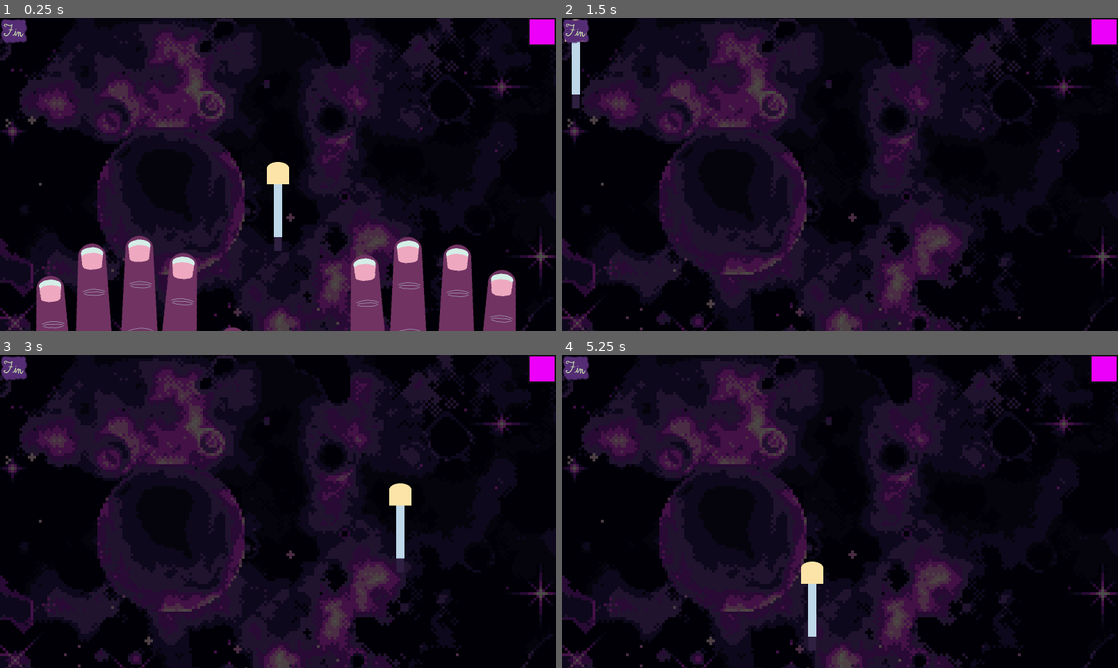
Above: before the commit, frames 1-4 (two rows, left to right).
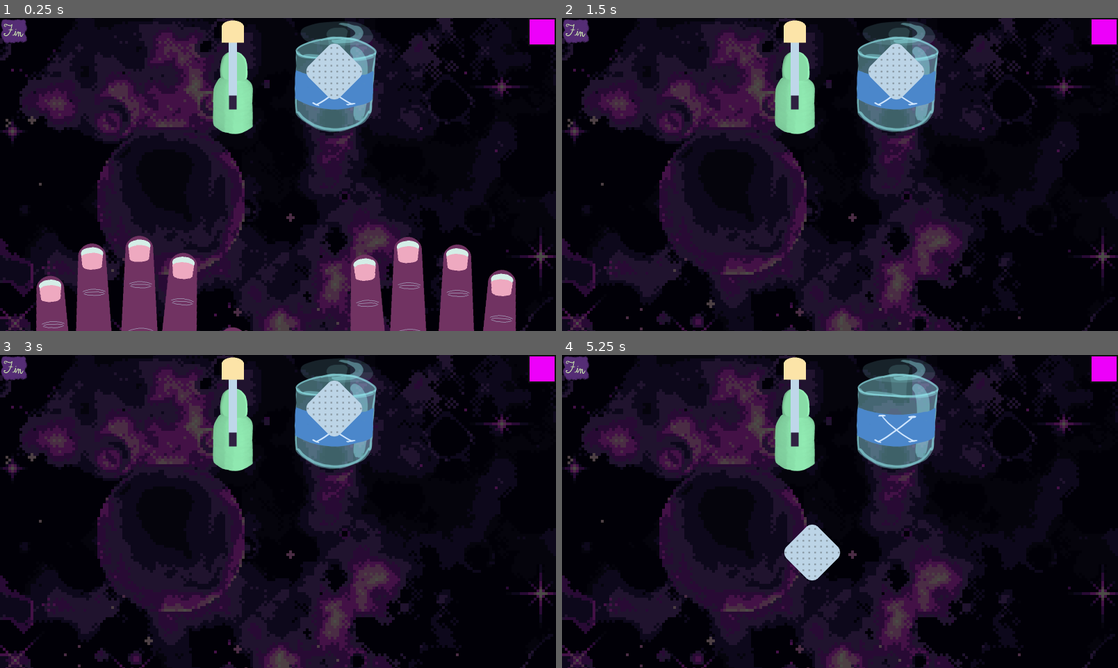
Above: after the commit, the same moments.

Repository: Wake1st/colored-claws
Game: Godot game, scene res://base/main.tscn
Same seed, same stepped clock (60 frames per second), same inputs: the game is played once before the commit and once after it.
Inputs (mouse positions are in pixels of both pictures, inside the frame that each line leads up to):
- Up to frame 1 (0.25 s): no input
- Up to frame 2 (1.5 s): click (573, 30) at 0.5 s; click (573, 30) at 1.25 s
- Up to frame 3 (3 s): click (11, 367) at 2 s; tap Enter at 2.75 s; move the mouse to (400, 495) at 2.77 s; press the mouse at (400, 495) at 2.78 s
- Up to frame 4 (5.25 s): tap Space at 3.5, 5 s; move the mouse to (728, 527) at 3.52 s; release the mouse at (728, 527) at 3.53 s; click (728, 527) at 3.6 s; tap Enter at 4.25 s; move the mouse to (895, 442) at 4.27 s; hold Mouse wheel down (narrow_brush) 4.28-5.03 s; click (895, 442) at 4.55 s; move the mouse to (812, 574) at 5.02 s; right-click (812, 574) at 5.1 s

The runs differ from the first frame. In frame 1, 7.0% of the frame differs, in the area x 38-68%, y 0-75%; in frame 2, 6.7%; in frame 3, 6.9%; in frame 4, 7.8%, in the area x 38-68%, y 0-95%.

Commit message:
Nail cleaner (#3)
* adding cleaning pad WIP

* adding build file

* for now, the pad just clears the texture

* tools return to their holder

* outdated upload action version

* using part of github pages build

* oops - wrong publish requirement

Diff:
--- a/body/Paint.gd
+++ b/body/Paint.gd
@@ -40,3 +40,40 @@
 	# update image and return
 	img.blend_rect_mask(blend, img, img.get_used_rect(), Vector2.ZERO)
 	return img
+
+
+static func clear_circle(
+	img: Image,
+	start_position: Vector2,
+	_end_position: Vector2,
+	radius: float
+) -> Image:
+	# draw the new image
+	var blend: Image = Image.create_empty(img.get_width(), img.get_height(), false, Image.FORMAT_RGBA8)
+	var rect = img.get_used_rect()
+	var color = Color(0,0,0,0)
+
+	for r in radius:
+		for i in range(0,2*PI):
+			var current_position = Vector2(
+				radius * cos(i),
+				radius * sin(i)
+			)
+
+			var x: int = start_position.x + current_position.x
+			var y: int = start_position.y + current_position.y
+
+			if rect.has_point(Vector2(x, y)):
+				blend.set_pixel(x, y, color)
+			if rect.has_point(Vector2(x, y - 1)):
+				blend.set_pixel(x, y - 1, color)
+			if rect.has_point(Vector2(x, y + 1)):
+				blend.set_pixel(x, y + 1, color)
+			if rect.has_point(Vector2(x - 1, y)):
+				blend.set_pixel(x - 1, y, color)
+			if rect.has_point(Vector2(x + 1, y)):
+				blend.set_pixel(x + 1, y, color)
+
+	# update image and return
+	img.blend_rect_mask(blend, img, img.get_used_rect(), Vector2.ZERO)
+	return img
--- a/body/nail.gd
+++ b/body/nail.gd
@@ -56,6 +56,16 @@
 	return pixel_changes.size() / pixel_count
 
 
+func clean(_data: PadData) -> float:
+	# reset the texture
+	var texture: CompressedTexture2D = load(NAIL_PATH)
+	sprite.texture = texture
+	image = texture.get_image()
+
+	# reset progress
+	return 0
+
+
 func set_texture(img: Image) -> void:
 	image = img
 	sprite.texture = ImageTexture.create_from_image(img)
--- a/tests/test_brush.tscn
+++ b/tests/test_brush.tscn
@@ -1,6 +1,6 @@
 [gd_scene load_steps=2 format=3 uid="uid://cdjn2vcxjtprs"]
 
-[ext_resource type="PackedScene" uid="uid://dotua67jeg5fg" path="res://tools/brush.tscn" id="1_ulp7j"]
+[ext_resource type="PackedScene" uid="uid://dotua67jeg5fg" path="res://tools/brush/brush.tscn" id="1_ulp7j"]
 
 [node name="TestBrush" type="Node2D"]
 
--- /dev/null
+++ b/tools/ToolData.gd
@@ -0,0 +1 @@
+class_name ToolData
--- a/tools/BrushData.gd
+++ b/tools/brush/BrushData.gd
@@ -1,4 +1,5 @@
 class_name BrushData
+extends ToolData
 
 
 var start_position: Vector2
--- a/tools/brush.gd
+++ b/tools/brush/brush.gd
@@ -1,5 +1,5 @@
 class_name Brush
-extends Node2D
+extends Tool
 
 
 const ROTATION_OFFSET: float = PI/2
@@ -15,7 +15,6 @@
 
 var active: bool
 var pivoting: bool
-
 var last_position: Vector2
 
 
@@ -29,18 +28,16 @@
 	return data
 
 
-func _process(_delta) -> void:
-	var mouse = get_global_mouse_position()
-
+func process(_delta: float, mouse: Vector2) -> void:
 	if pivoting:
 		var vector = global_position.direction_to(mouse)
 		rotation = vector.angle() + ROTATION_OFFSET
 	else:
-		last_position = position
-		position = mouse - hold_offset
+		last_position = global_position
+		global_position = mouse - hold_offset
 
 
-func _input(event) -> void:
+func input(event: InputEvent) -> void:
 	if event.is_action_pressed("activate_brush"):
 		active = true
 	elif event.is_action_released("activate_brush"):
--- a/tools/brush.tscn
+++ b/tools/brush/brush.tscn
@@ -1,6 +1,6 @@
 [gd_scene load_steps=3 format=3 uid="uid://dotua67jeg5fg"]
 
-[ext_resource type="Script" uid="uid://bxok70rmhr8o6" path="res://tools/brush.gd" id="1_kgsti"]
+[ext_resource type="Script" uid="uid://bxok70rmhr8o6" path="res://tools/brush/brush.gd" id="1_kgsti"]
 [ext_resource type="Texture2D" uid="uid://cgwo5pojc3cuw" path="res://assets/textures/brush.png" id="1_x3xu1"]
 
 [node name="Brush" type="Node2D"]
--- /dev/null
+++ b/tools/holder/brush_holder.tscn
@@ -0,0 +1,24 @@
+[gd_scene load_steps=4 format=3 uid="uid://c6dvnexpuuma3"]
+
+[ext_resource type="Script" uid="uid://cxq4vcxvwl4e5" path="res://tools/holder/tool_holder.gd" id="1_vrklg"]
+[ext_resource type="Texture2D" uid="uid://2tkbuk8hhe5i" path="res://assets/textures/Nail_Pollish_Bottle.png" id="2_lesgq"]
+
+[sub_resource type="CapsuleShape2D" id="CapsuleShape2D_k7rco"]
+radius = 59.0
+height = 244.0
+
+[node name="BrushHolder" type="Area2D"]
+script = ExtResource("1_vrklg")
+metadata/_custom_type_script = "uid://cxq4vcxvwl4e5"
+
+[node name="Sprite2D" type="Sprite2D" parent="."]
+position = Vector2(10, -48)
+scale = Vector2(0.5, 0.5)
+texture = ExtResource("2_lesgq")
+
+[node name="CollisionShape2D" type="CollisionShape2D" parent="."]
+position = Vector2(0, -47)
+shape = SubResource("CapsuleShape2D_k7rco")
+
+[connection signal="mouse_entered" from="." to="." method="_on_mouse_entered"]
+[connection signal="mouse_exited" from="." to="." method="_on_mouse_exited"]
--- /dev/null
+++ b/tools/holder/cleaner_holder.tscn
@@ -0,0 +1,24 @@
+[gd_scene load_steps=4 format=3 uid="uid://ctkmsc21itg3o"]
+
+[ext_resource type="Script" uid="uid://cxq4vcxvwl4e5" path="res://tools/holder/tool_holder.gd" id="1_1ulb4"]
+[ext_resource type="Texture2D" uid="uid://dn5mtf8kj14s1" path="res://assets/textures/Cleaner_Pump.png" id="2_o2h5x"]
+
+[sub_resource type="CapsuleShape2D" id="CapsuleShape2D_d2feo"]
+radius = 113.0
+height = 332.0
+
+[node name="CleanerHolder" type="Area2D"]
+script = ExtResource("1_1ulb4")
+metadata/_custom_type_script = "uid://cxq4vcxvwl4e5"
+
+[node name="Sprite2D" type="Sprite2D" parent="."]
+position = Vector2(17, -61)
+scale = Vector2(0.7, 0.7)
+texture = ExtResource("2_o2h5x")
+
+[node name="CollisionShape2D" type="CollisionShape2D" parent="."]
+position = Vector2(-1, -48)
+shape = SubResource("CapsuleShape2D_d2feo")
+
+[connection signal="mouse_entered" from="." to="." method="_on_mouse_entered"]
+[connection signal="mouse_exited" from="." to="." method="_on_mouse_exited"]
--- /dev/null
+++ b/tools/holder/tool_holder.gd
@@ -0,0 +1,25 @@
+class_name ToolHolder
+extends Area2D
+
+
+signal selected(t: Tool)
+
+@export var tool: Tool
+
+var focused: bool
+
+
+func holster() -> void:
+	tool.position = Vector2.ZERO
+	tool.rotation = 0
+
+
+func _input(_event) -> void:
+	if focused && Input.is_mouse_button_pressed(MOUSE_BUTTON_LEFT):
+		selected.emit(tool)
+
+func _on_mouse_entered():
+	focused = true
+
+func _on_mouse_exited():
+	focused = false
--- /dev/null
+++ b/tools/holder/tool_holder.tscn
@@ -0,0 +1,16 @@
+[gd_scene load_steps=3 format=3 uid="uid://kd7bie28j37a"]
+
+[ext_resource type="Script" uid="uid://cxq4vcxvwl4e5" path="res://tools/holder/tool_holder.gd" id="1_87rdl"]
+
+[sub_resource type="RectangleShape2D" id="RectangleShape2D_455b8"]
+size = Vector2(100, 200)
+
+[node name="ToolHolder" type="Area2D"]
+script = ExtResource("1_87rdl")
+
+[node name="Area2D" type="CollisionShape2D" parent="."]
+position = Vector2(0, -10)
+shape = SubResource("RectangleShape2D_455b8")
+
+[connection signal="mouse_entered" from="." to="." method="_on_mouse_entered"]
+[connection signal="mouse_exited" from="." to="." method="_on_mouse_exited"]
--- /dev/null
+++ b/tools/pad/PadData.gd
@@ -0,0 +1,7 @@
+class_name PadData
+extends ToolData
+
+
+var start_position: Vector2
+var end_position: Vector2
+var radius: float
--- /dev/null
+++ b/tools/pad/pad.gd
@@ -0,0 +1,26 @@
+class_name Pad
+extends Tool
+
+
+var active: bool
+var last_position: Vector2
+
+
+func get_data() -> PadData:
+	var data: PadData = PadData.new()
+	data.start_position = last_position
+	data.end_position = global_position
+	data.radius = 16
+	return data
+
+
+func process(_delta: float, mouse: Vector2) -> void:
+	last_position = global_position
+	global_position = mouse
+
+
+func input(event: InputEvent) -> void:
+	if event.is_action_pressed("activate_brush"):
+		active = true
+	elif event.is_action_released("activate_brush"):
+		active = false
--- /dev/null
+++ b/tools/pad/pad.tscn
@@ -0,0 +1,12 @@
+[gd_scene load_steps=3 format=3 uid="uid://cgigjcg4p1130"]
+
+[ext_resource type="Script" uid="uid://bmu4r3ch7wwyj" path="res://tools/pad/pad.gd" id="1_xfyqx"]
+[ext_resource type="Texture2D" uid="uid://sgcqx0ryd3uv" path="res://assets/textures/clean-pad.png" id="2_82yi4"]
+
+[node name="Pad" type="Node2D"]
+script = ExtResource("1_xfyqx")
+
+[node name="Sprite2D" type="Sprite2D" parent="."]
+position = Vector2(0, -62)
+rotation = 0.785398
+texture = ExtResource("2_82yi4")
--- /dev/null
+++ b/tools/tool.gd
@@ -0,0 +1,14 @@
+class_name Tool
+extends Node2D
+
+
+func get_data() -> ToolData:
+	return ToolData.new()
+
+
+func process(_delta: float, _mouse: Vector2) -> void:
+	pass
+
+
+func input(_event: InputEvent) -> void:
+	pass
--- /dev/null
+++ b/tools/tool.tscn
@@ -0,0 +1,6 @@
+[gd_scene load_steps=2 format=3 uid="uid://bxpfy3ua0k46d"]
+
+[ext_resource type="Script" uid="uid://bbul7y6ownrxn" path="res://tools/tool.gd" id="1_emdj3"]
+
+[node name="Tool" type="Node2D"]
+script = ExtResource("1_emdj3")
--- /dev/null
+++ b/work/selector.gd
@@ -0,0 +1,34 @@
+extends Node2D
+
+
+@export var holders: Array[ToolHolder]
+
+var tool_sets: Dictionary[Tool, ToolHolder]
+var current_tool: Tool
+
+
+func _ready() -> void:
+	for holder in holders:
+		holder.selected.connect(_handle_selection)
+		tool_sets.set(holder.tool, holder)
+
+func _process(_delta) -> void:
+	if current_tool:
+		current_tool.process(_delta, get_global_mouse_position())
+
+func _input(event) -> void:
+	if current_tool:
+		current_tool.input(event)
+
+
+func _handle_selection(tool: Tool) -> void:
+	if tool == current_tool:
+		# return current tool to holder
+		tool_sets[tool].holster()
+		current_tool = null
+	elif current_tool:
+		# return current tool to holder
+		tool_sets[current_tool].holster()
+		current_tool = tool
+	else:
+		current_tool = tool
--- /dev/null
+++ b/work/selector.tscn
@@ -0,0 +1,6 @@
+[gd_scene load_steps=2 format=3 uid="uid://bid6p2glphhoq"]
+
+[ext_resource type="Script" uid="uid://dtugn8ldktsxr" path="res://work/selector.gd" id="1_tey4e"]
+
+[node name="Selector" type="Node2D"]
+script = ExtResource("1_tey4e")
--- a/work/work_zone.gd
+++ b/work/work_zone.gd
@@ -20,7 +20,8 @@
 @onready var nail_9: Nail = %Nail9
 @onready var nail_10: Nail = %Nail10
 
-@onready var brush: Brush = $Brush
+@onready var brush: Brush = %Brush
+@onready var pad: Pad = %Pad
 
 var nails: Array[Nail]
 var completed: bool
@@ -82,6 +83,24 @@
 		if !completed && progress > COMPLETENESS:
 			emit_signal("job_complete")
 			completed = true
+	elif pad.active:
+		var data: PadData = pad.get_data()
+
+		for nail in nails:
+			# only update the nail we draw to
+			if _check_pad_bounds(data, nail):
+				if active_nail == null:
+					# setup for commands
+					active_nail = nail
+					before_image = nail.image.duplicate(true)
+				elif active_nail != nail:
+					# the nail has changed, set a new command
+					Commands.add(active_nail, before_image, active_nail.image.duplicate(true))
+					active_nail = nail
+					before_image = nail.image.duplicate(true)
+
+				# draw on the nail
+				nail.clean(data)
 	elif active_nail:
 		# store complete change
 		Commands.add(active_nail, before_image, active_nail.image.duplicate(true))
@@ -117,3 +136,21 @@
 	) || (
 		rect.has_point(end_neg) || rect.has_point(end_pos)
 	)
+
+
+func _check_pad_bounds(data: PadData, nail: Nail) -> bool:
+	var rect: Rect2 = nail.get_rect()
+	rect.position += nail.global_position
+
+	var arm = Vector2(data.radius/2, 0)
+
+	var start_neg = data.start_position - arm
+	var start_pos = data.start_position + arm
+	var end_neg = data.end_position - arm
+	var end_pos = data.end_position + arm
+
+	return (
+		rect.has_point(start_neg) || rect.has_point(start_pos)
+	) || (
+		rect.has_point(end_neg) || rect.has_point(end_pos)
+	)
--- a/work/work_zone.tscn
+++ b/work/work_zone.tscn
@@ -1,8 +1,12 @@
-[gd_scene load_steps=4 format=3 uid="uid://dujb3mc1m2m6y"]
+[gd_scene load_steps=8 format=3 uid="uid://dujb3mc1m2m6y"]
 
 [ext_resource type="Script" uid="uid://dofaksfjn7ble" path="res://work/work_zone.gd" id="1_ax42b"]
 [ext_resource type="PackedScene" uid="uid://cqw6q088qb4dy" path="res://body/nail.tscn" id="1_yga80"]
-[ext_resource type="PackedScene" uid="uid://dotua67jeg5fg" path="res://tools/brush.tscn" id="2_ax42b"]
+[ext_resource type="PackedScene" uid="uid://dotua67jeg5fg" path="res://tools/brush/brush.tscn" id="2_ax42b"]
+[ext_resource type="PackedScene" uid="uid://bid6p2glphhoq" path="res://work/selector.tscn" id="3_70tq2"]
+[ext_resource type="PackedScene" uid="uid://c6dvnexpuuma3" path="res://tools/holder/brush_holder.tscn" id="5_4ofx2"]
+[ext_resource type="PackedScene" uid="uid://cgigjcg4p1130" path="res://tools/pad/pad.tscn" id="5_xq6ba"]
+[ext_resource type="PackedScene" uid="uid://ctkmsc21itg3o" path="res://tools/holder/cleaner_holder.tscn" id="7_uh7c8"]
 
 [node name="WorkZone" type="Node2D"]
 script = ExtResource("1_ax42b")
@@ -60,5 +64,19 @@
 position = Vector2(644, 61)
 rotation = 0.0503265
 
-[node name="Brush" parent="." instance=ExtResource("2_ax42b")]
-position = Vector2(0, -45)
+[node name="Selector" parent="." node_paths=PackedStringArray("holders") instance=ExtResource("3_70tq2")]
+holders = [NodePath("BrushHolder"), NodePath("CleanerHolder")]
+
+[node name="BrushHolder" parent="Selector" node_paths=PackedStringArray("tool") instance=ExtResource("5_4ofx2")]
+position = Vector2(-130, -187)
+tool = NodePath("Brush")
+
+[node name="Brush" parent="Selector/BrushHolder" instance=ExtResource("2_ax42b")]
+unique_name_in_owner = true
+
+[node name="CleanerHolder" parent="Selector" node_paths=PackedStringArray("tool") instance=ExtResource("7_uh7c8")]
+position = Vector2(162, -234)
+tool = NodePath("Pad")
+
+[node name="Pad" parent="Selector/CleanerHolder" instance=ExtResource("5_xq6ba")]
+unique_name_in_owner = true
Binary file added: assets/textures/Cleaner_Pump.png
Not shown, added: assets/textures/Cleaner_Pump.png.import
Binary file added: assets/textures/Nail_Pollish_Bottle.png
Not shown, added: assets/textures/Nail_Pollish_Bottle.png.import
Binary file added: assets/textures/clean-pad.aseprite
Binary file added: assets/textures/clean-pad.png
Not shown, added: assets/textures/clean-pad.png.import
Not shown, added: tools/ToolData.gd.uid
Renamed: tools/BrushData.gd.uid -> tools/brush/BrushData.gd.uid
Renamed: tools/brush.gd.uid -> tools/brush/brush.gd.uid
Not shown, added: tools/holder/tool_holder.gd.uid
Not shown, added: tools/pad/PadData.gd.uid
(and 4 more such lines)
